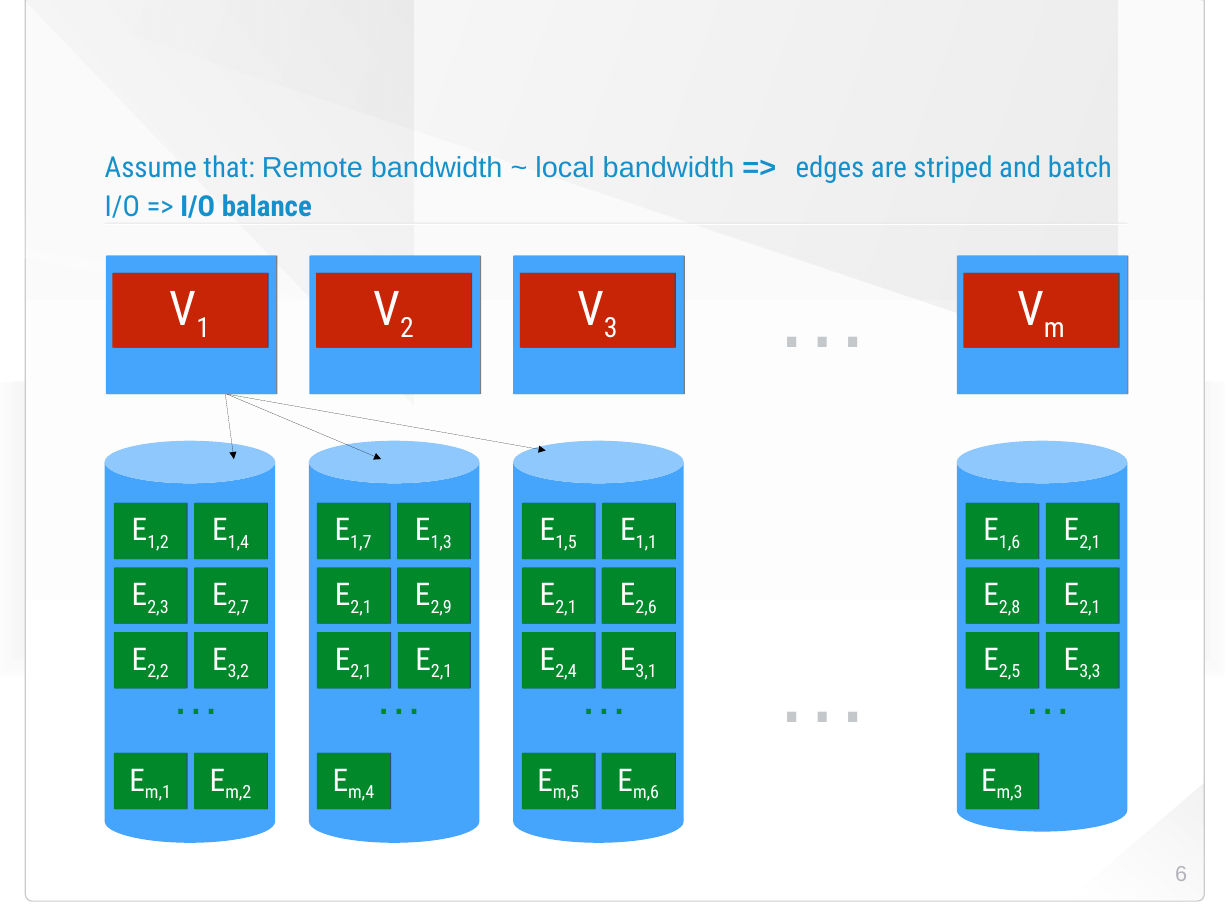
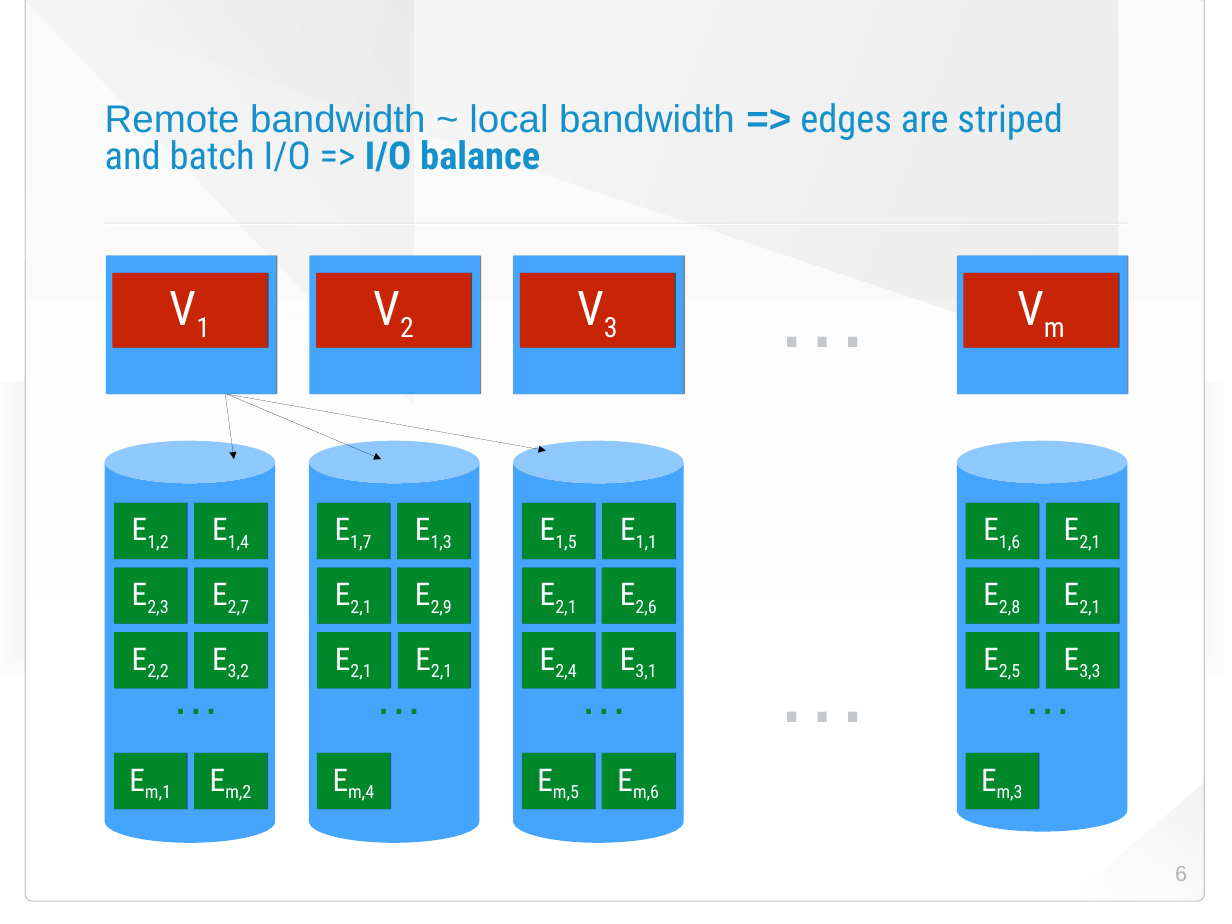
Before and after one commit to HaprianVlad/chaos, a slide deck: slide 6 of presentation.odp. Drawn at 1232x924 pixels with LibreOffice and Linux fonts; fonts in the diff are those of the drawing; background and template pictures are left out. Boxes give left, top, right and bottom in pixels: in the first picture for what was removed or moved away, otherwise in the second. Text is boxed around its words. In the diff, an @@ line names an element or a change of style, - is before the commit and + after.

```diff
--- a/presentation.odp
+++ b/presentation.odp
@@ title at <box>105,103,1063,172</box>: text changed; size 24 to 32 pt @@
-Assume that: Remote bandwidth ~ local bandwidth => edges are striped and batch I/O => I/O balance
+Remote bandwidth ~ local bandwidth => edges are striped and batch I/O => I/O balance
```
Also in this commit, not shown: 5 other slides changed, 1 slide removed, 41 other files.
